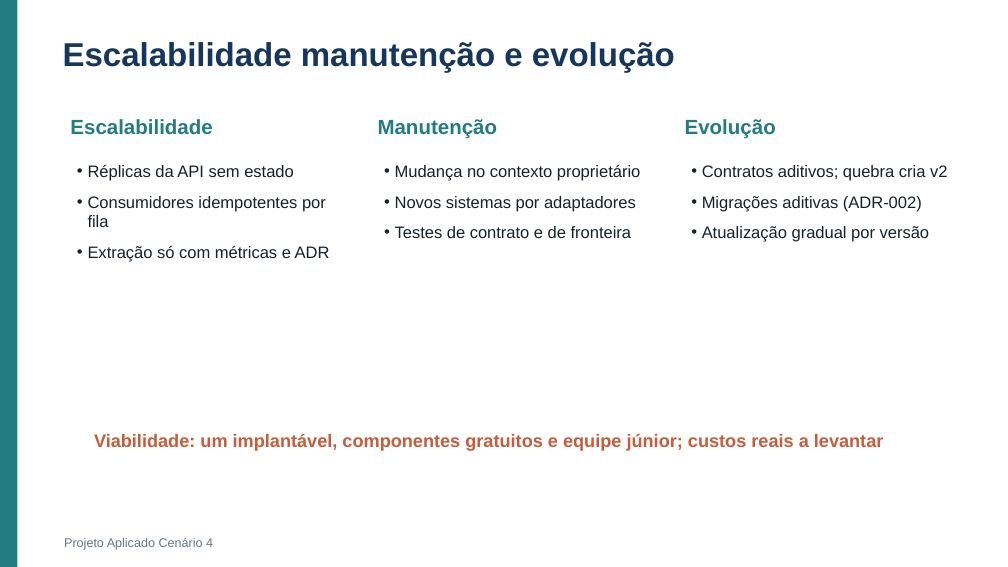
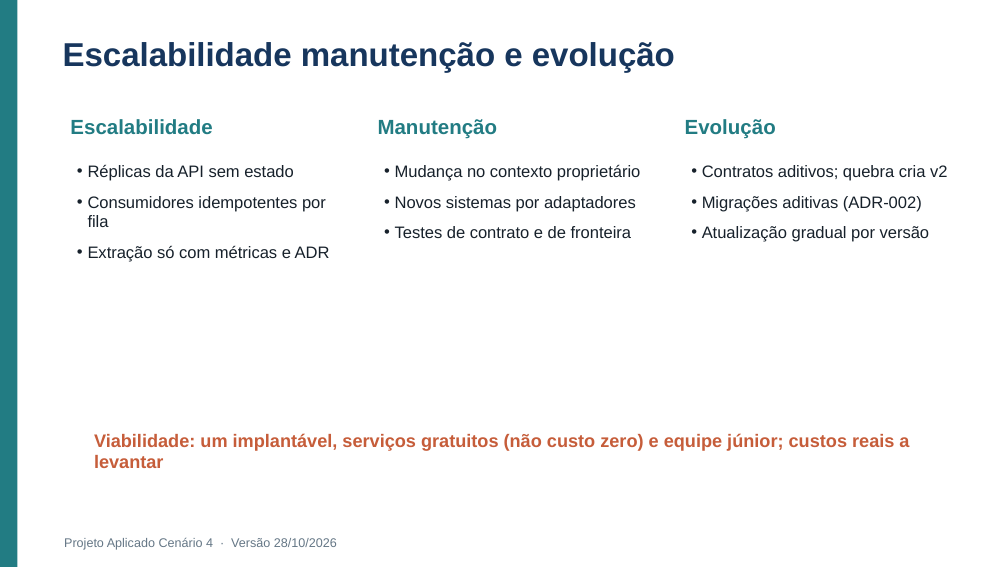
Before and after one commit to Roger-Quinelato/projetoAplicado7, a slide deck: slide 16 of output/Apresentacao_Cenario_4.pptx. Drawn at 1008x567 pixels with LibreOffice and Linux fonts; fonts in the diff are those of the drawing. Boxes give left, top, right and bottom in pixels: in the first picture for what was removed or moved away, otherwise in the second. Text is boxed around its words. In the diff, an @@ line names an element or a change of style, - is before the commit and + after.

```diff
--- a/output/Apresentacao_Cenario_4.pptx
+++ b/output/Apresentacao_Cenario_4.pptx
@@ text at box(94, 433, 909, 468): text changed @@
-Viabilidade: um implantável, componentes gratuitos e equipe júnior; custos reais a levantar
+Viabilidade: um implantável, serviços gratuitos (não custo zero) e equipe júnior; custos reais a levantar
@@ text at box(64, 538, 337, 550): text changed @@
-Projeto Aplicado Cenário 4
+Projeto Aplicado Cenário 4 · Versão 28/10/2026
```
Also in this commit, not shown: 15 other slides changed, 2 slides added, 2 slides removed, 31 other files.
